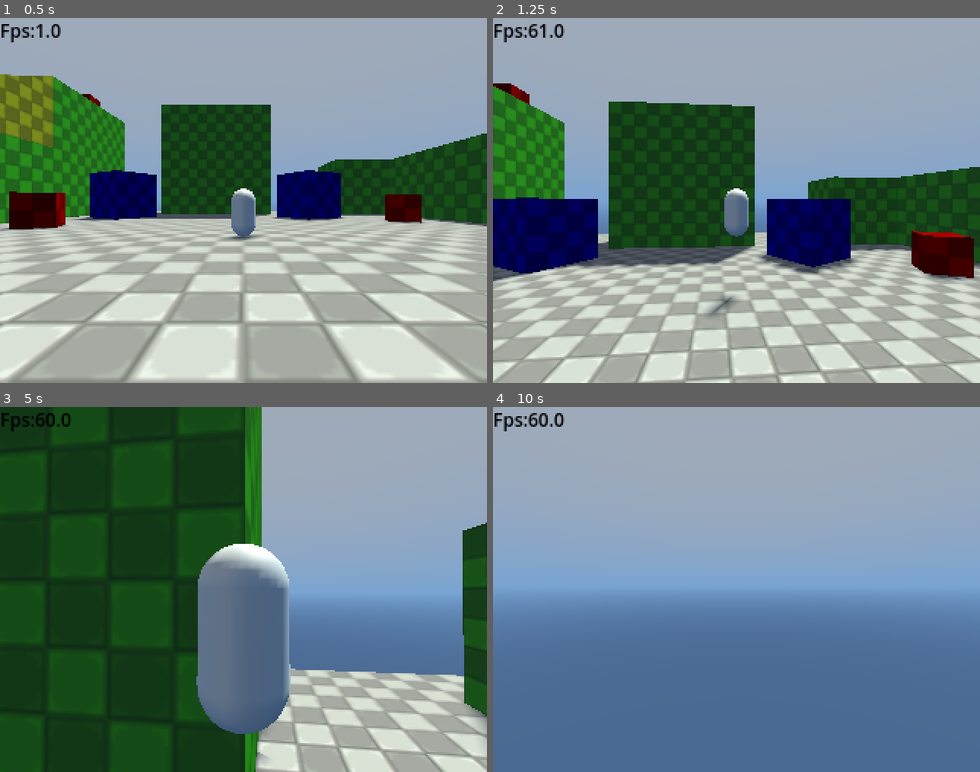
Above: before the commit, frames 1-4 (two rows, left to right).
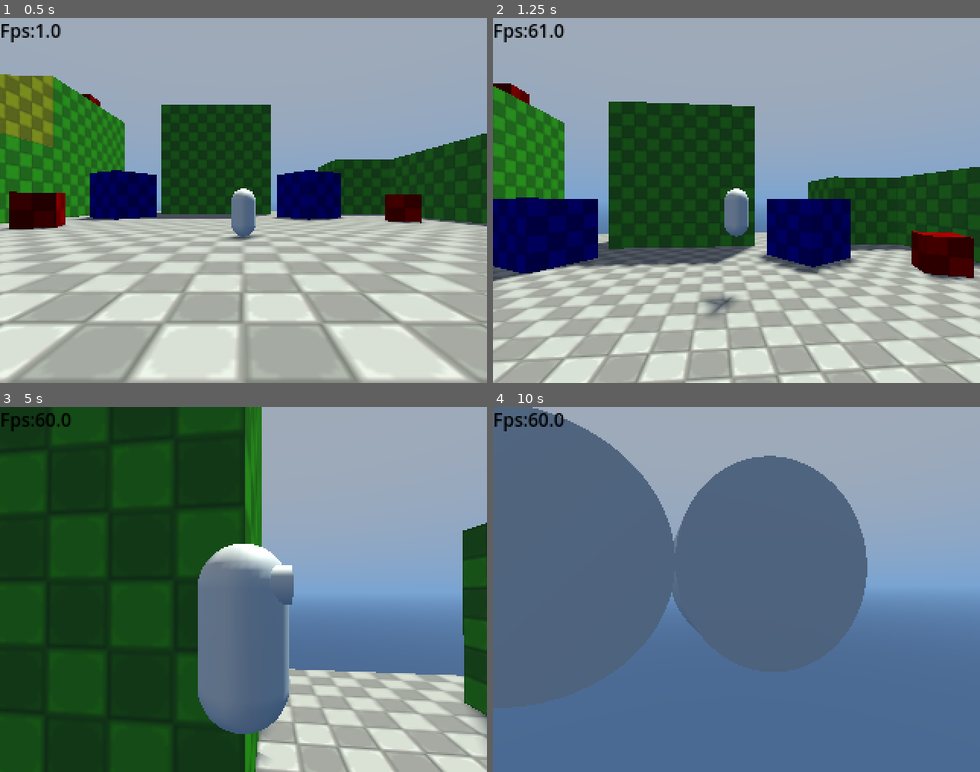
Above: after the commit, the same moments.

Repository: McInteractive23/Shard-Seaker
Game: Godot game, scene res://Levels/Dev Maps/Dev Playground/player_movement.tscn
Same seed, same stepped clock (60 frames per second), same inputs: the game is played once before the commit and once after it.
Inputs (mouse positions are in pixels of both pictures, inside the frame that each line leads up to):
- Up to frame 1 (0.5 s): no input
- Up to frame 2 (1.25 s): tap Enter at 0.5 s; move the mouse to (760, 200) at 0.52 s; hold W (Forward) from 0.53 s (still down); hold Shift (Sprint) from 0.53 s (still down); click (760, 200) at 0.67 s; tap Space (Jump) at 0.77 s
- Up to frame 3 (5 s): keep holding W (Forward); move the mouse to (219, 589) at 1.27 s; release Shift (Sprint) at 1.28 s; tap Shift (Sprint) at 1.35, 2.85, 4.35 s; tap Space (Jump) at 1.52, 3.02, 3.77, 4.52 s; move the mouse to (253, 582) at 2.02 s; hold Shift (Sprint) 2.03-2.78 s; move the mouse to (238, 596) at 2.77 s; click (238, 596) at 2.92 s; move the mouse to (282, 593) at 3.52 s; hold Shift (Sprint) 3.53-4.28 s; move the mouse to (204, 585) at 4.27 s
- Up to frame 4 (10 s): move the mouse to (741, 589) at 5.02 s; hold Shift (Sprint) 5.03-5.78 s; click (741, 589) at 5.17 s; move the mouse to (717, 582) at 5.77 s; release W (Forward) at 5.78 s; hold D (Right) 5.78-6.53 s; tap Shift (Sprint) at 5.85, 7.35, 8.85 s; tap Space (Jump) at 6.02, 6.77, 7.52, 8, 9.02, 9.5, 9.77 s; move the mouse to (760, 589) at 6.52 s; hold Shift (Sprint) 6.53-7.28 s; hold W (Forward) 6.53-8.78 s; move the mouse to (712, 589) at 7.27 s; click (712, 589) at 7.42 s; move the mouse to (746, 582) at 8.02 s; hold Shift (Sprint) 8.03-8.78 s; tap Enter at 8.75 s; move the mouse to (731, 596) at 8.77 s; hold A (Left) 8.78-9.53 s; move the mouse to (775, 593) at 9.52 s; hold W (Forward) from 9.53 s (still down); hold Shift (Sprint) from 9.53 s (still down); click (775, 593) at 9.67 s

Frame 1 is identical in both runs. In frame 2, less than 0.1% of the frame differs, in the area x 42-48%, y 76-80%; in frame 3, 0.3%; in frame 4, 40%, in the area x 0-77%, y 0-74%.

Commit message:
Updated Model

Diff:
--- a/Componet Resources/health_Resource.gd
+++ b/Componet Resources/health_Resource.gd
@@ -6,8 +6,8 @@
 signal is_dead
 
 @export_group("Health")
+@export var max_health: int = 0
 @export var health: int = 0
-@export var max_health: int = 0
 
 @export_group("Damage")
 @export var area3d : Area3D
@@ -22,3 +22,4 @@
 	health -= damage
 	if health <= 0:
 		is_dead.emit()
+		print("Dead")
--- a/Hud/debug_hud.gd
+++ b/Hud/debug_hud.gd
@@ -7,5 +7,5 @@
 
 
 # Called every frame. 'delta' is the elapsed time since the previous frame.
-func _process(delta: float) -> void:
+func _process(_delta: float) -> void:
 	$Label.text = "Fps:" + str(Engine.get_frames_per_second())
--- a/Player/Functions/player_controler.gd
+++ b/Player/Functions/player_controler.gd
@@ -32,9 +32,26 @@
 	var Horizontal_Movement : Vector2 = Vector2(velocity.x, velocity.z)
 	var Is_Sprinting: bool = Input.is_action_pressed("Sprint")
 
+
+
 	if Movement_Input != Vector2.ZERO:
+		var Max_Speed : float = Sprint_Speed if Is_Sprinting else Base_Speed
+		var Movement : Vector2 = Horizontal_Movement/Base_Speed
+		var _Movement_x : float = Movement.x
+		var _Movement_y : float = Movement.y
 
-		var Max_Speed : float = Sprint_Speed if Is_Sprinting else Base_Speed
+
+
+		const ROT_SPEED : float = 16.0  # tweak: higher = faster turn
+		var move_dir : Vector2 = Movement
+		if move_dir.length() > 0.001:
+			var target: float = wrapf(-move_dir.angle() + deg_to_rad(-90.0), 0.0, TAU)
+			$Mesh.rotation.y = lerp_angle($Mesh.rotation.y, target, clamp(ROT_SPEED * delta, 0.0, 1.0))
+			#print("Y = ",floor(Movement.x * 100.0) / 100.0)
+			#print("X = ",floor(Movement.y * 100.0) / 100.0)
+			#lerp_angle uses the shortest direction and handles wrap-around
+
+
 
 		Horizontal_Movement += Movement_Input * Max_Speed * Movement_Acceleration * delta
 		Horizontal_Movement = Horizontal_Movement.limit_length(Max_Speed)
--- a/Player/Player Controler.tscn
+++ b/Player/Player Controler.tscn
@@ -8,6 +8,11 @@
 height = 1.0
 radial_segments = 32
 
+[sub_resource type="CylinderMesh" id="CylinderMesh_ofvjj"]
+top_radius = 0.1
+bottom_radius = 0.1
+height = 0.1
+
 [sub_resource type="CapsuleShape3D" id="CapsuleShape3D_2ye63"]
 radius = 0.3
 height = 1.05
@@ -15,8 +20,21 @@
 [node name="PlayerControler" type="CharacterBody3D"]
 script = ExtResource("1_2ye63")
 
-[node name="MeshInstance3D" type="MeshInstance3D" parent="."]
+[node name="Mesh" type="Node3D" parent="."]
+
+[node name="MeshInstance3D" type="MeshInstance3D" parent="Mesh"]
 mesh = SubResource("CapsuleMesh_cmx0w")
+skeleton = NodePath("../..")
+
+[node name="MeshInstance3D2" type="MeshInstance3D" parent="Mesh"]
+transform = Transform3D(1, 0, 0, 0, -4.37114e-08, -1, 0, 1, -4.37114e-08, 0.1, 0.27, -0.2)
+mesh = SubResource("CylinderMesh_ofvjj")
+skeleton = NodePath("../..")
+
+[node name="MeshInstance3D3" type="MeshInstance3D" parent="Mesh"]
+transform = Transform3D(1, 0, 0, 0, -4.37114e-08, -1, 0, 1, -4.37114e-08, -0.1, 0.27, -0.2)
+mesh = SubResource("CylinderMesh_ofvjj")
+skeleton = NodePath("../..")
 
 [node name="CollisionShape3D" type="CollisionShape3D" parent="."]
 shape = SubResource("CapsuleShape3D_2ye63")
Not shown: 1 places in Player/Player Controler.tscn that only renumber resources
Not shown, changed: .gdignore/Skippy Repository/BlendFiles/Skippy.blend
Not shown, changed: .gdignore/Skippy Repository/BlendFiles/Skippy.blend1
Not shown, changed: .gdignore/Skippy Repository/BlendFiles/Skippy.blend2
Not shown, added: .gdignore/Skippy Repository/BlendFiles/Skippy.blend3
